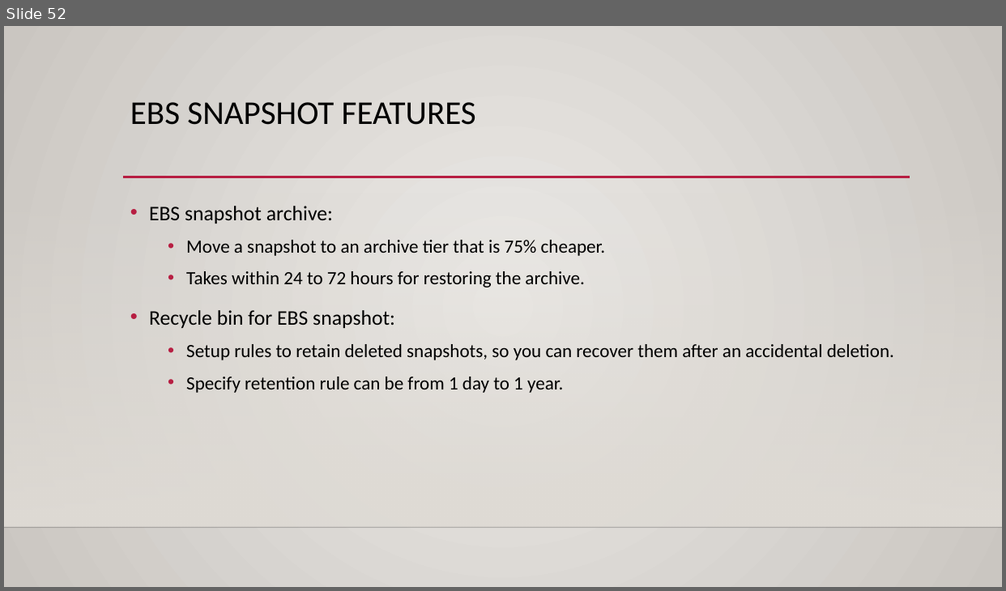
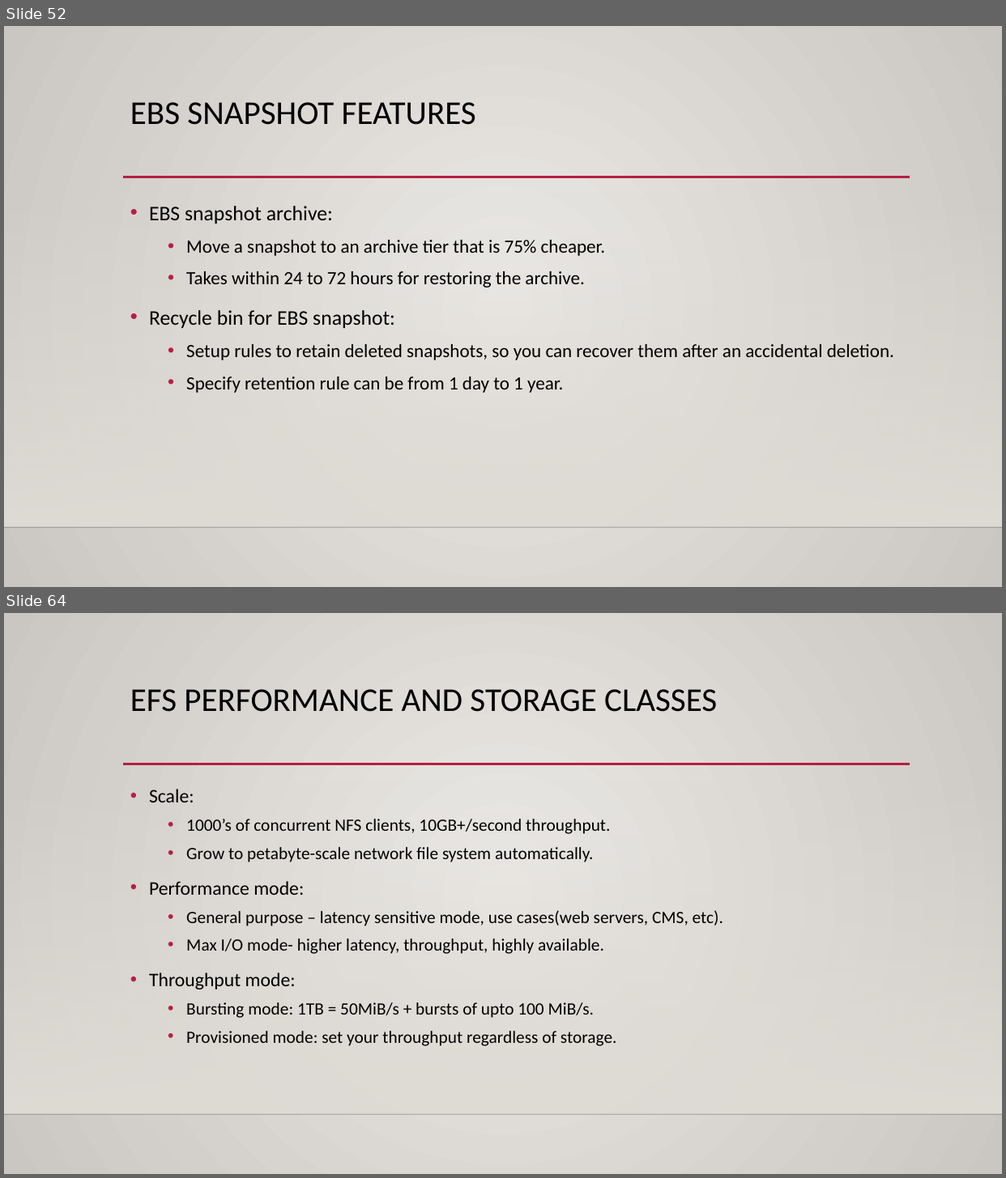
Before and after one commit to kushalnaidu007/AWS-Solution-Architect, a slide deck: AWS-SAA.pptx. Shown one above the other, each under a label of ours: slide 52 before the commit, slides 52 and 64 after it; the slides between them are not shown. The pictures are 1006x591 and 1006x1178 pixels, drawn with LibreOffice and Linux fonts; fonts in the diff are those of the drawing; background and template pictures are left out. Boxes give left, top, right and bottom in pixels: in the first picture for what was removed or moved away, otherwise in the second. Text is boxed around its words. In the diff, an @@ line names an element or a change of style, - is before the commit and + after.

```diff
--- a/AWS-SAA.pptx
+++ b/AWS-SAA.pptx
@@ slide 64 added at <box>4,613,1002,1174</box>, background gradient #ECEAE7 to #CAC7C1; not listed: 3 template elements that a slide beside it also shows @@
@@ title added at <box>130,689,717,712</box>, 32 pt, text #000000 @@
+EFS PERFORMANCE AND STORAGE CLASSES
@@ text added at <box>149,789,723,1046</box>, 16.6 pt, text #000000 @@
+• Scale:
+  • 1000’s of concurrent NFS clients, 10GB+/second throughput.
+  • Grow to petabyte-scale network file system automatically.
+• Performance mode:
+  • General purpose – latency sensitive mode, use cases(web servers, CMS, etc).
+  • Max I/O mode- higher latency, throughput, highly available.
+• Throughput mode:
+  • Bursting mode: 1TB = 50MiB/s + bursts of upto 100 MiB/s.
+  • Provisioned mode: set your throughput regardless of storage.
```
Also in this commit, not shown: 26 other slides added.
